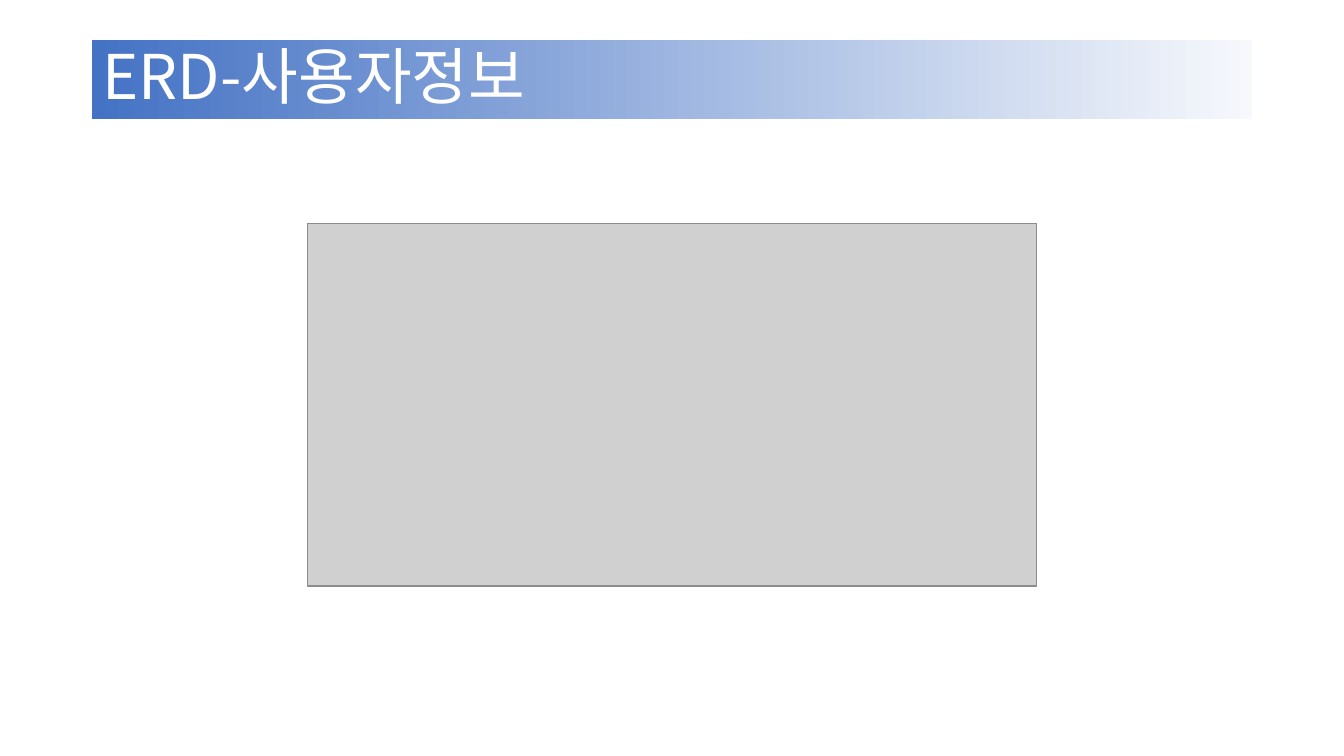
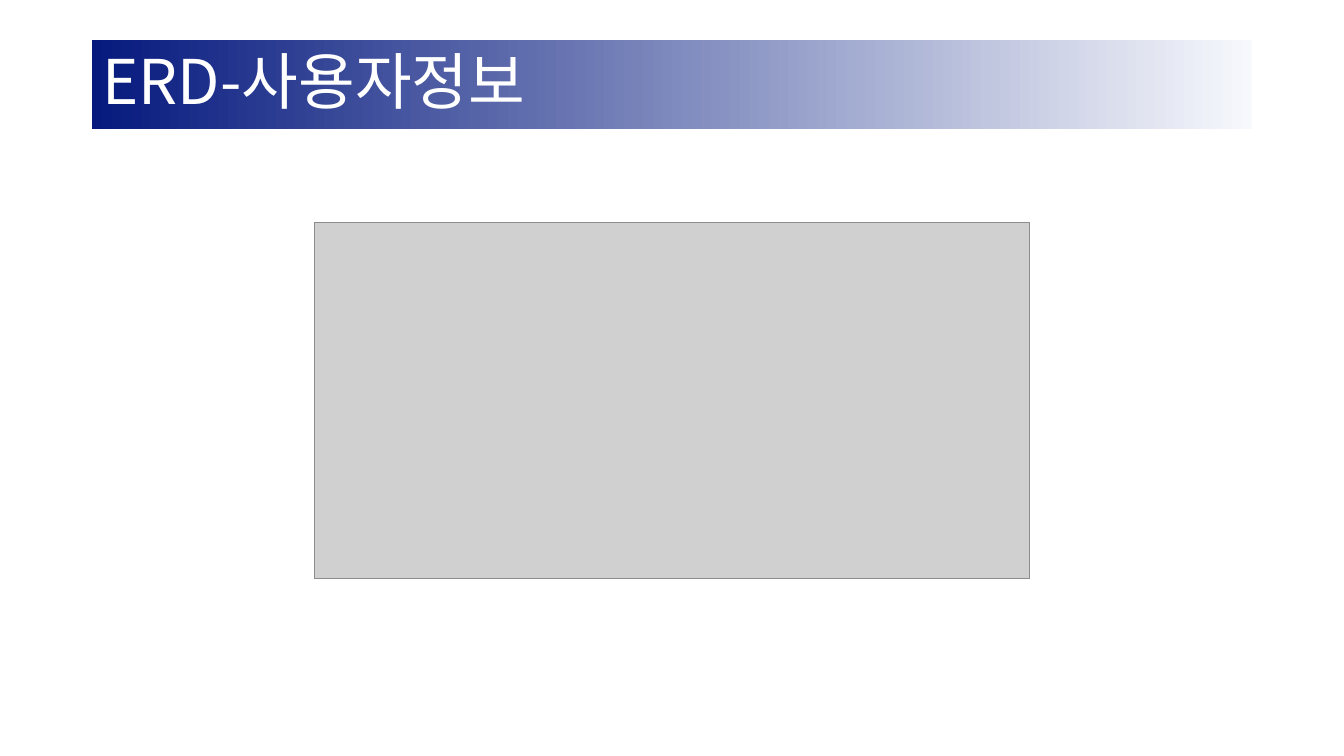
Before and after one commit to PollyGotACracker/study-nodeJS, a slide deck: slide 9 of Node_ERPV2/document/ERP_포트폴리오.pptx (slide 6 before the commit). Drawn at 1344x756 pixels with LibreOffice and Linux fonts; fonts in the diff are those of the drawing; grey boxes stand for pictures. Boxes give left, top, right and bottom in pixels: in the first picture for what was removed or moved away, otherwise in the second. Text is boxed around its words. In the diff, an @@ line names an element or a change of style, - is before the commit and + after.

```diff
--- a/Node_ERPV2/document/ERP_포트폴리오.pptx
+++ b/Node_ERPV2/document/ERP_포트폴리오.pptx
@@ title "ERD-사용자정보": place and size @@
-title "ERD-사용자정보" at [93, 40, 1252, 119]
+title "ERD-사용자정보" at [93, 40, 1252, 129]
@@ title "ERD-사용자정보" at [93, 40, 1252, 129]: fill gradient #F6F8FC to #4472C4 to gradient #F6F8FC to #061A7E @@
@@ picture: place and size @@
-picture at [308, 224, 1036, 586]
+picture at [315, 223, 1030, 579]
```
Also in this commit, not shown: 4 slides added, 1 slide removed, 22 other files.
